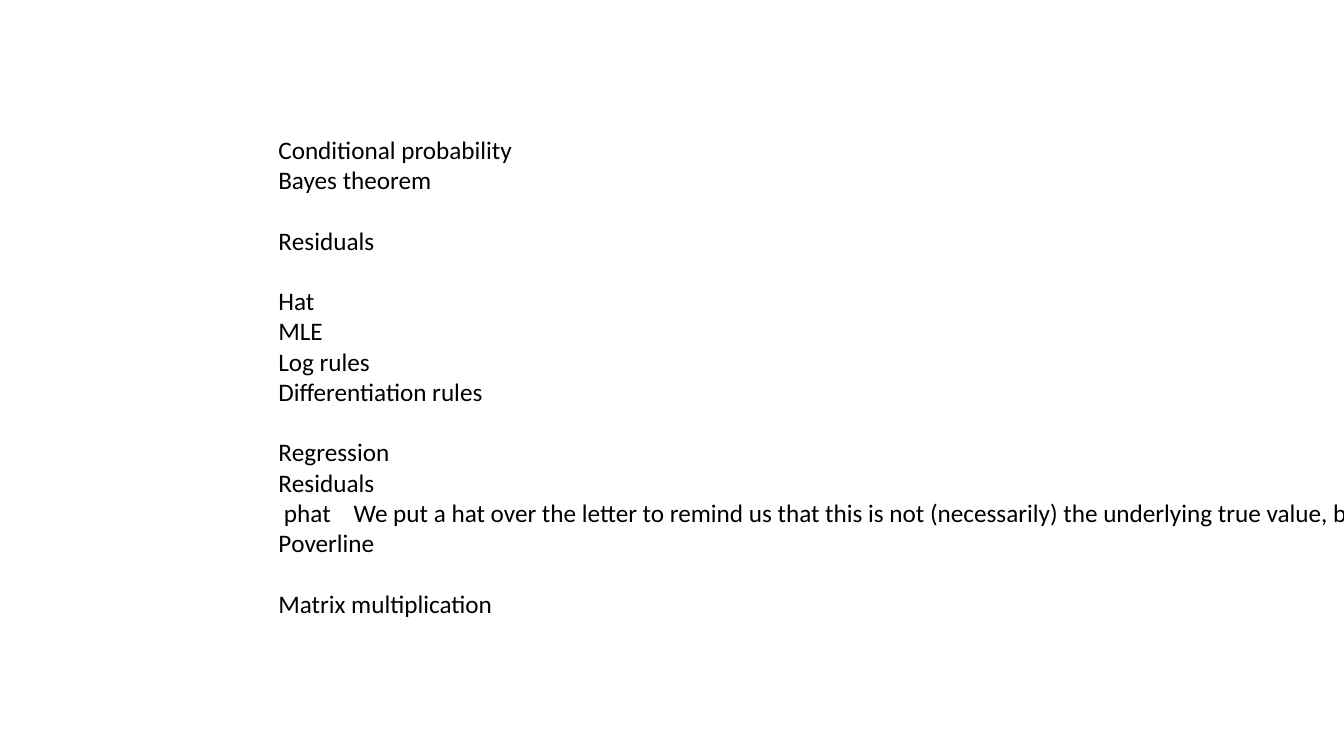
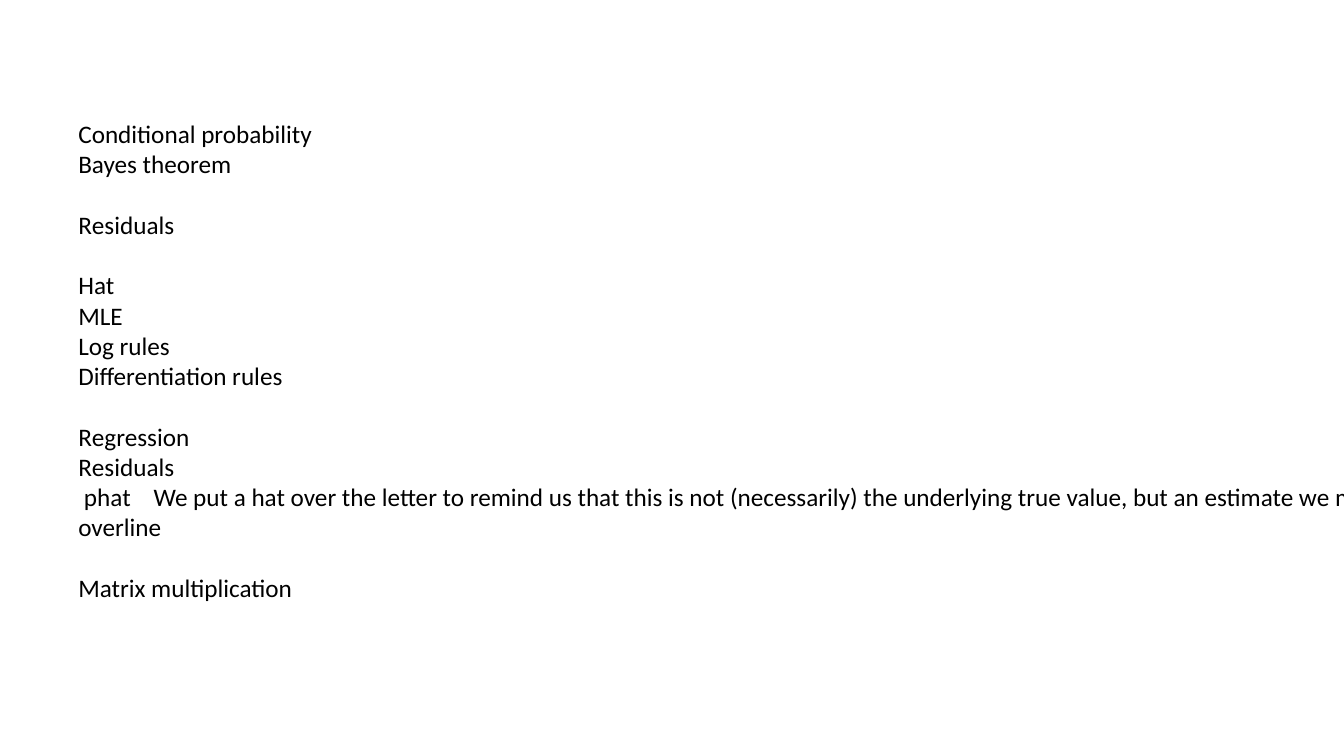
Before and after one commit to jsemple19/modernStats4biol_Holmes, a slide deck: slide 2 of chapter02/Chapter02.pptx. Drawn at 1344x756 pixels with LibreOffice and Linux fonts; fonts in the diff are those of the drawing. Boxes give left, top, right and bottom in pixels: in the first picture for what was removed or moved away, otherwise in the second. Text is boxed around its words. In the diff, an @@ line names an element or a change of style, - is before the commit and + after.

```diff
--- a/chapter02/Chapter02.pptx
+++ b/chapter02/Chapter02.pptx
@@ text "Conditional probability": place and size @@
-text "Conditional probability" at (278, 141, 1328, 617)
+text "Conditional probability" at (78, 125, 1329, 601)
@@ text at (78, 518, 161, 536): text changed @@
-Poverline
+overline
```
Also in this commit, not shown: 1 slide added, 2 other files.
